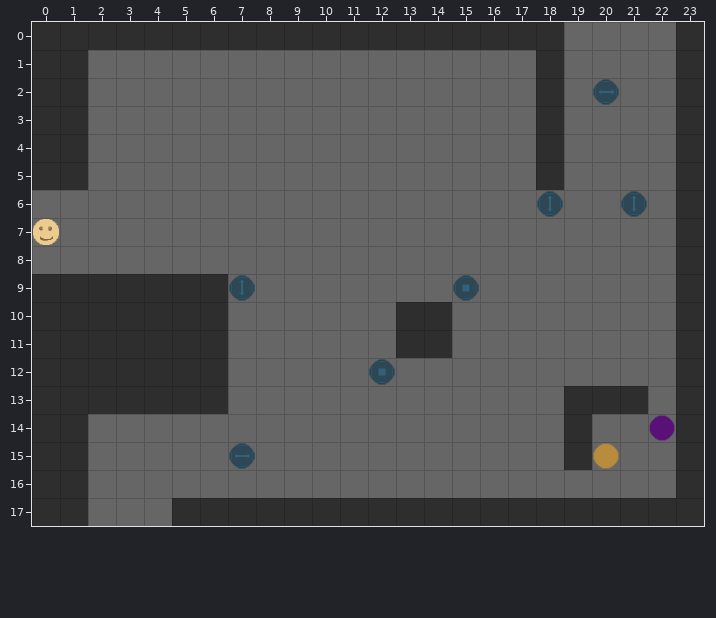
Level history. Tiled map: android/assets/maps/mapWNS.tmx. Above, as it was before the edit.
Cells are 64x64 px. Shown: x 0..23, y 0..17.
Once edited:
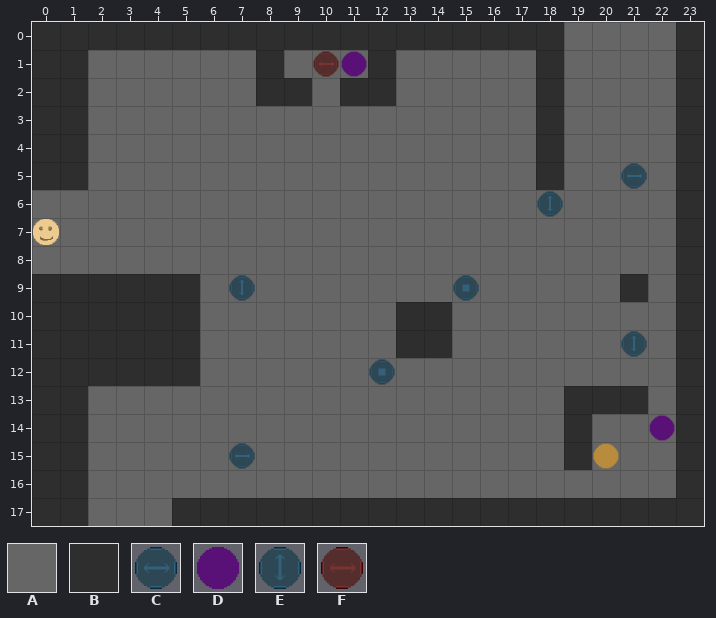
Key: from "tilset": A 0, B 1, C 3, D 5, E 6, F 11.
_ is an empty cell.
The edit:
Layer "bg":
y 1: x 8 A -> B; x 12 A -> B
y 2: x 8..9 AA -> BB; x 11..12 AA -> BB
y 9: x 6 B -> A; x 21 A -> B
y 10..12: x 6 B -> A
y 13: x 2..6 BBBBB -> AAAAA
Layer "fg":
y 1: x 10..11 __ -> FD
y 2: x 20 C -> _
y 5: x 21 _ -> C
y 6: x 21 E -> _
y 11: x 21 _ -> E
Changed places in both pictures, as pixel boxes (x1, y1, x2, y2):
changed: (256, 50, 396, 106)
removed: (593, 79, 619, 105)
changed: (621, 163, 647, 217)
changed: (88, 274, 228, 414)
changed: (620, 274, 648, 302)
added: (621, 331, 647, 357)
